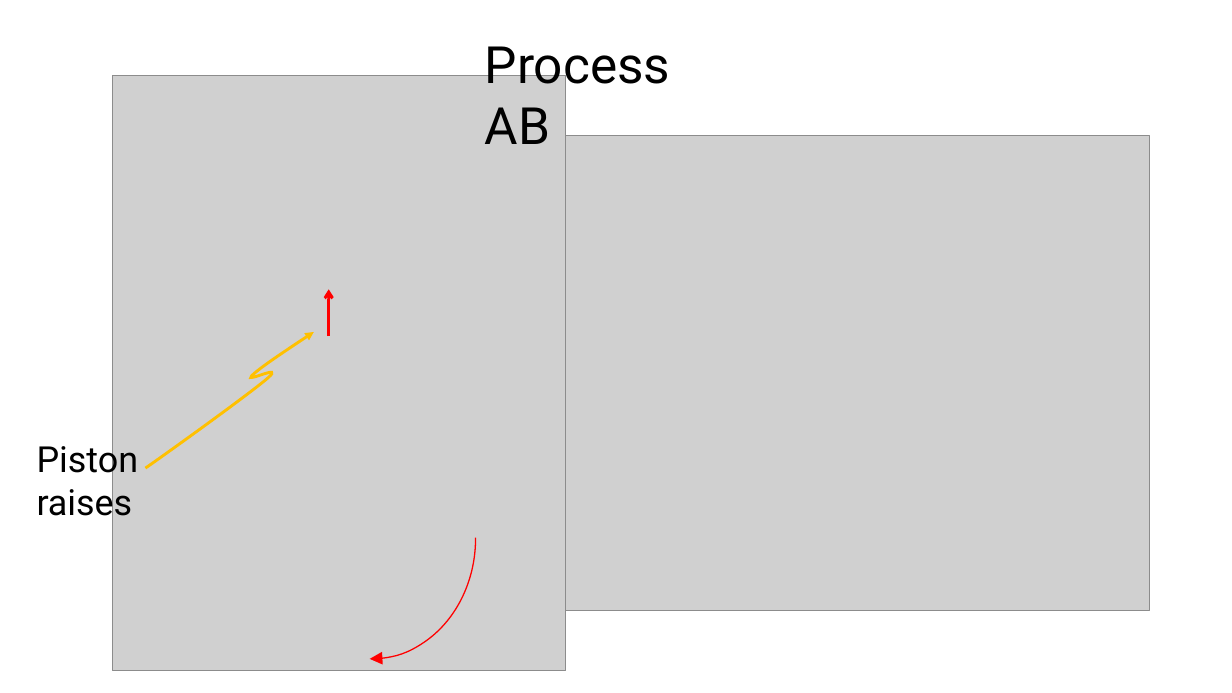
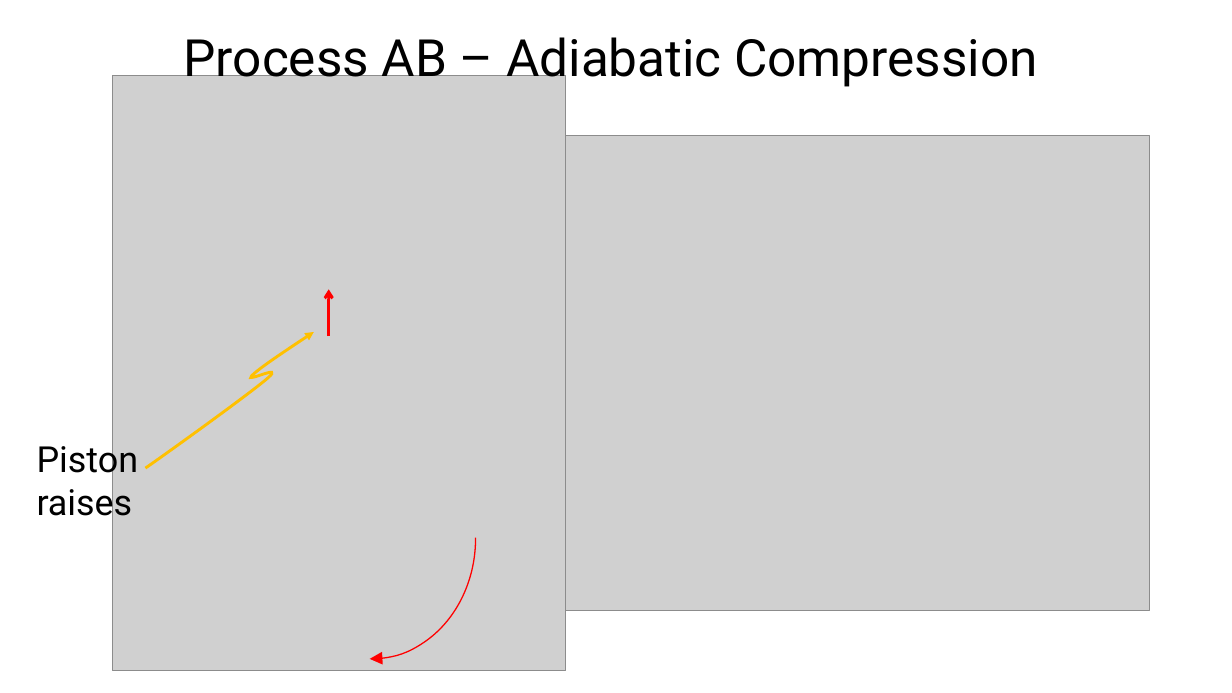
Before and after one commit to rtlines/Introductory-Physics-II, a slide deck: slide 30 of Lecture_Slides/PH 123 Lecture 37.pptx. Drawn at 1232x693 pixels with LibreOffice and Linux fonts; fonts in the diff are those of the drawing; grey boxes stand for pictures. Boxes give left, top, right and bottom in pixels: in the first picture for what was removed or moved away, otherwise in the second. Text is boxed around its words. In the diff, an @@ line names an element or a change of style, - is before the commit and + after.

```diff
--- a/Lecture_Slides/PH 123 Lecture 37.pptx
+++ b/Lecture_Slides/PH 123 Lecture 37.pptx
@@ text at (x1=184, y1=37, x2=1037, y2=89): text changed @@
-Process AB
+Process AB – Adiabatic Compression
```
Also in this commit, not shown: 1 other slide changed, 2 slides added, 2 slides removed, 9 other files.
